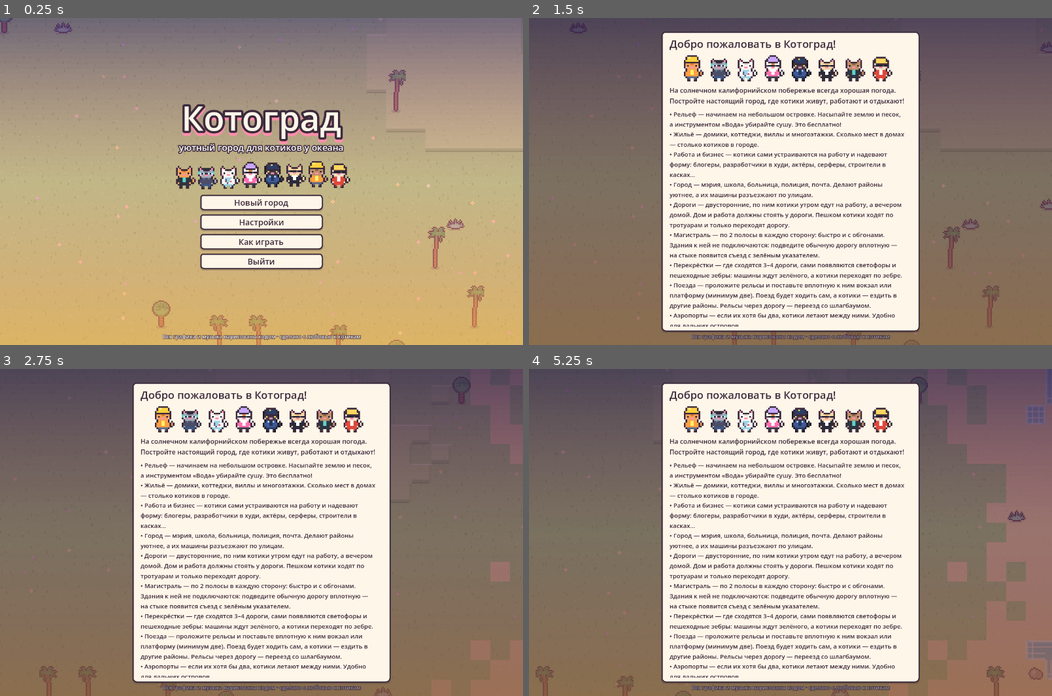
Above: before the commit, frames 1-4 (two rows, left to right).
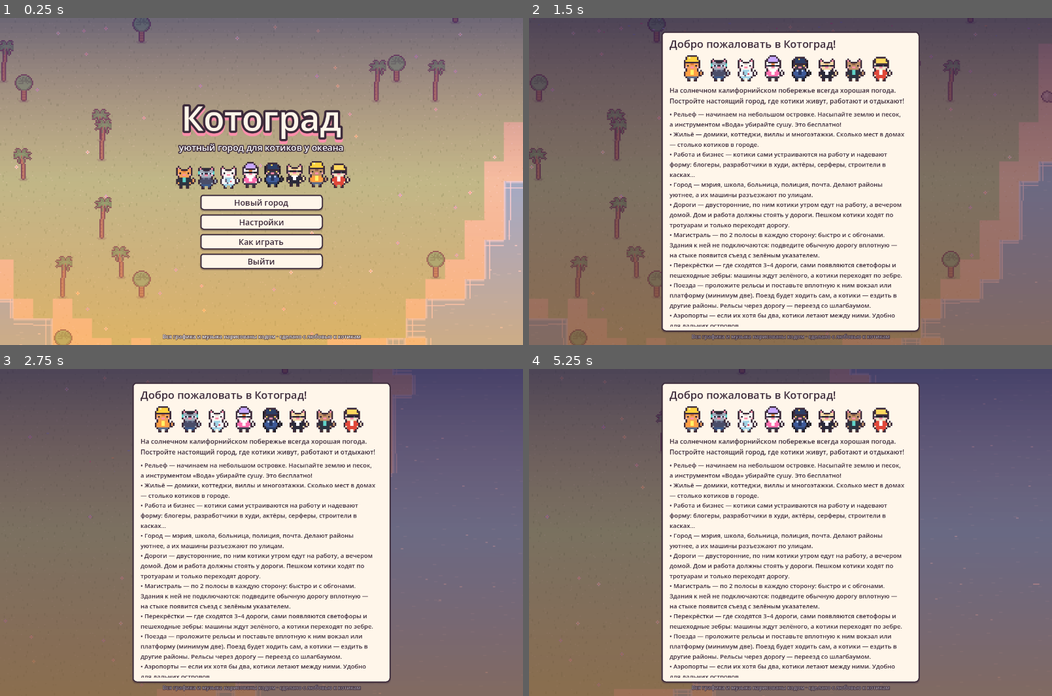
Above: after the commit, the same moments.

Repository: VanGoGit/kotograd
Game: Godot game, scene res://scenes/main.tscn
Same seed, same stepped clock (60 frames per second), same inputs: the game is played once before the commit and once after it.
Inputs (mouse positions are in pixels of both pictures, inside the frame that each line leads up to):
- Up to frame 1 (0.25 s): no input
- Up to frame 2 (1.5 s): click "Как играть" at 0.5 s; click "Как играть" at 1.25 s
- Up to frame 3 (2.75 s): tap Enter at 2 s; move the mouse to (376, 516) at 2.02 s; hold D from 2.03 s (still down); tap B at 2.1 s; click (376, 516) at 2.17 s; tap Space at 2.27 s
- Up to frame 4 (5.25 s): release D at 2.75 s; drag from (685, 548) to (764, 597) at 2.77 s; click "Новый город" at 3.5 s; click "Настройки" at 4.25 s; move the mouse to (842, 460) at 5.02 s; hold D from 5.03 s (still down); tap Tab at 5.1 s

The runs differ from the first frame. In frame 1, 15% of the frame differs, in the area x 0-100%, y 0-100%; in frame 2, 6.6%; in frame 3, 18%; in frame 4, 23%, in the area x 1-100%, y 0-100%.

Commit message:
Аэропорт без зависаний, поездки на работу, остров как в GTA V
- строительные леса для зданий 3×3: стройка аэропорта больше не ломает отрисовку
- до далёкой работы котик сначала идёт к своей машине у дома и едет
- новый стартовый остров в форме Сан-Андреаса: Чилиад, пустыня с озером
  Аламо-Си, восточные горы, холмы Вайнвуда и Лос-Сантос на юге

Co-Authored-By: Claude Opus 5.5 <noreply@anthropic.com>

Diff:
--- a/scripts/sprites.gd
+++ b/scripts/sprites.gd
@@ -454,6 +454,7 @@
 func _init() -> void:
 	scaffold[1] = _make_scaffold(16, 20)
 	scaffold[2] = _make_scaffold(32, 34)
+	scaffold[3] = _make_scaffold(48, 46)
 	_make_nature()
 	_make_homes()
 	_make_work()
@@ -473,7 +474,7 @@
 		for y in range(7, h - 3, 2):
 			for x in range(3 + (1 if y % 4 == 1 else 0), w - 3, 2):
 				p.P(x, y, "a0d8b0")
-		var poles := [2, 13] if w == 16 else [2, 15, 29]
+		var poles := [2, 13] if w == 16 else ([2, 15, 29] if w == 32 else [2, 17, 31, 45])
 		for x in poles:
 			p.R(x, 3, 1, h - 6, "8a5a3b")
 		var y2 := h - 6
--- a/scripts/world.gd
+++ b/scripts/world.gd
@@ -164,7 +164,8 @@
 	_gen_map(map_seed)
 	zoom = 3
 	_apply_zoom()
-	center_cam(W / 2.0, H / 2.0)
+	var st := start_spot()
+	center_cam(st.x, st.y)
 	recalc()
 	rebuild_maps()
 	if terrain_tex:
@@ -341,6 +342,39 @@
 	return float(h) / 4294967296.0
 
 
+## Контур острова — как карта Сан-Андреаса из GTA V (x, y в долях рамки; север сверху).
+const SA_SHAPE := [
+	Vector2(0.40, 0.00), Vector2(0.52, 0.03), Vector2(0.64, 0.08), Vector2(0.77, 0.12), Vector2(0.89, 0.20),
+	Vector2(0.96, 0.30), Vector2(0.98, 0.40), Vector2(0.93, 0.48), Vector2(0.86, 0.55), Vector2(0.81, 0.62),
+	Vector2(0.84, 0.70), Vector2(0.80, 0.80), Vector2(0.73, 0.90), Vector2(0.63, 0.97), Vector2(0.50, 1.00),
+	Vector2(0.38, 0.98), Vector2(0.27, 0.93), Vector2(0.18, 0.88), Vector2(0.10, 0.84), Vector2(0.07, 0.77),
+	Vector2(0.15, 0.70), Vector2(0.22, 0.62), Vector2(0.19, 0.55), Vector2(0.11, 0.48), Vector2(0.04, 0.40),
+	Vector2(0.02, 0.30), Vector2(0.08, 0.20), Vector2(0.18, 0.12), Vector2(0.28, 0.05),
+]
+# рамка острова на карте (в клетках)
+const SA_X0 := 37
+const SA_Y0 := 6
+const SA_W := 52
+const SA_H := 78
+
+
+static func _in_poly(p: Vector2, poly: Array) -> bool:
+	var inside := false
+	var j := poly.size() - 1
+	for i in poly.size():
+		var a: Vector2 = poly[i]
+		var b: Vector2 = poly[j]
+		if (a.y > p.y) != (b.y > p.y) and p.x < (b.x - a.x) * (p.y - a.y) / (b.y - a.y) + a.x:
+			inside = not inside
+		j = i
+	return inside
+
+
+## Клетка-центр Лос-Сантоса — отсюда начинается город.
+func start_spot() -> Vector2:
+	return Vector2(SA_X0 + SA_W * 0.5, SA_Y0 + SA_H * 0.84)
+
+
 func _gen_map(s: int) -> void:
 	var rng := RandomNumberGenerator.new()
 	rng.seed = s
@@ -350,33 +384,80 @@
 	objs = []
 	objs.resize(W * H)
 	var sm := s % 100000
-	var cx := W / 2.0
-	var cy := H / 2.0
-	# маленький островок посреди океана — дальше остров расширяет сам игрок
+	# остров в форме Сан-Андреаса: север — Палето-Бей и гора Чилиад, середина — пустыня и озеро Аламо,
+	# восток — горы, юг — Лос-Сантос с холмами Вайнвуда и пляжами Веспуччи
 	for y in H:
 		for x in W:
-			var d := pow((x + 0.5 - cx) / 28.0, 2.0) + pow((y + 0.5 - cy) / 19.0, 2.0)
-			d += (hashf(x, y, sm) - 0.5) * 0.25
-			if d < 1.0:
-				terrain[y * W + x] = SAND if d > 0.7 else GRASS
-				var hd := pow((x + 0.5 - cx - 13.0) / 7.0, 2.0) + pow((y + 0.5 - cy + 5.5) / 5.0, 2.0)
-				if hd < 1.0 and d < 0.5:
-					terrain[y * W + x] = HILL
+			var u := (x + 0.5 - SA_X0) / SA_W
+			var v := (y + 0.5 - SA_Y0) / SA_H
+			if u < -0.05 or u > 1.05 or v < -0.05 or v > 1.05:
+				continue
+			var jit := Vector2(hashf(x, y, sm) - 0.5, hashf(x, y, sm + 7) - 0.5) * 0.025
+			var p := Vector2(u, v) + jit
+			if not _in_poly(p, SA_SHAPE):
+				continue
+			var i := y * W + x
+			terrain[i] = GRASS
+			# пляж по краю
+			var edge := false
+			for d in [Vector2(0.03, 0), Vector2(-0.03, 0), Vector2(0, 0.02), Vector2(0, -0.02)]:
+				if not _in_poly(p + d, SA_SHAPE):
+					edge = true
+			if edge:
+				terrain[i] = SAND
+				continue
+			var n := hashf(x / 3, y / 3, sm + 3)
+			# гора Чилиад на северо-западе
+			var chil := Vector2((u - 0.28) / 0.13, (v - 0.17) / 0.09).length()
+			if chil < 0.6:
+				terrain[i] = MOUNTAIN
+			elif chil < 1.0:
+				terrain[i] = HILL
+			# леса Палето на севере
+			elif v < 0.22 and n < 0.55:
+				terrain[i] = MEADOW
+			# горы Татавиам на востоке
+			elif Vector2((u - 0.83) / 0.11, (v - 0.57) / 0.15).length() + (n - 0.5) * 0.4 < 1.0:
+				terrain[i] = MOUNTAIN if Vector2((u - 0.84) / 0.07, (v - 0.57) / 0.1).length() < 1.0 else HILL
+			# гора Гордо на северо-востоке
+			elif Vector2((u - 0.86) / 0.08, (v - 0.27) / 0.07).length() < 1.0:
+				terrain[i] = HILL
+			# пустыня Гранд-Сенора в середине
+			elif Vector2((u - 0.57) / 0.25, (v - 0.45) / 0.16).length() + (n - 0.5) * 0.45 < 1.0:
+				terrain[i] = DRY
+			# холмы Вайнвуда над городом
+			elif Vector2((u - 0.52) / 0.2, (v - 0.665) / 0.04).length() + (n - 0.5) * 0.5 < 1.0:
+				terrain[i] = HILL
+			# озеро Аламо-Си
+			if Vector2((u - 0.56) / 0.13, (v - 0.40) / 0.045).length() < 1.0:
+				terrain[i] = WATER
+	# природа: пальмы у Лос-Сантоса и на пляжах, агавы в пустыне, камни в горах
 	var spots := []
+	var center := start_spot()
 	for y in H:
 		for x in W:
-			if terrain[y * W + x] != WATER and Vector2(x + 0.5 - cx, y + 0.5 - cy).length() > 8.0:
+			var t: int = terrain[y * W + x]
+			if t != WATER and Vector2(x, y).distance_to(center) > 7.0:
 				spots.append(Vector2i(x, y))
 	spots.shuffle()
-	var n := 0
+	var placed := 0
 	for p in spots:
-		if n >= 80:
+		if placed >= 120:
 			break
-		var t := "wildpalm" if n < 54 else ("agave" if n < 70 else "rock")
-		if t == "rock" and terrain[p.y * W + p.x] != SAND:
-			continue
-		place_obj(p.y * W + p.x, t, rng.randi() % 3, 0.0)
-		n += 1
+		var t: int = terrain[p.y * W + p.x]
+		var kind := ""
+		match t:
+			DRY:
+				kind = "agave" if rng.randf() < 0.7 else "rock"
+			MOUNTAIN, HILL:
+				kind = "rock" if rng.randf() < 0.5 else "wildpalm"
+			SAND:
+				kind = "wildpalm" if rng.randf() < 0.6 else "rock"
+			_:
+				kind = "wildpalm"
+		if rng.randf() < 0.6:
+			place_obj(p.y * W + p.x, kind, rng.randi() % 3, 0.0)
+			placed += 1
 
 
 # =====================================================================
@@ -1460,6 +1541,14 @@
 		return
 	if can_car and (not _car_at_home(c) or c.near_car) and _try_drive(c, d):
 		return
+	# далеко идти, а машина у дома (и дом ближе) — сначала к машине, потом поехать
+	if can_car and _car_at_home(c) and not c.near_car and c.home >= 0 and is_ready(c.home) and kind != "home":
+		var cp := Vector2(c.x, c.y)
+		var to_goal := cp.distance_to(center_of(d.b))
+		if to_goal > 14.0 and cp.distance_to(center_of(c.home)) < to_goal * 0.6:
+			var acc := access_roads(c.home)
+			if not acc.is_empty() and _walk_to_car(c, d, _to_set(acc)):
+				return
 	var sx := roundi(c.x)
 	var sy := roundi(c.y)
 	var path = null
